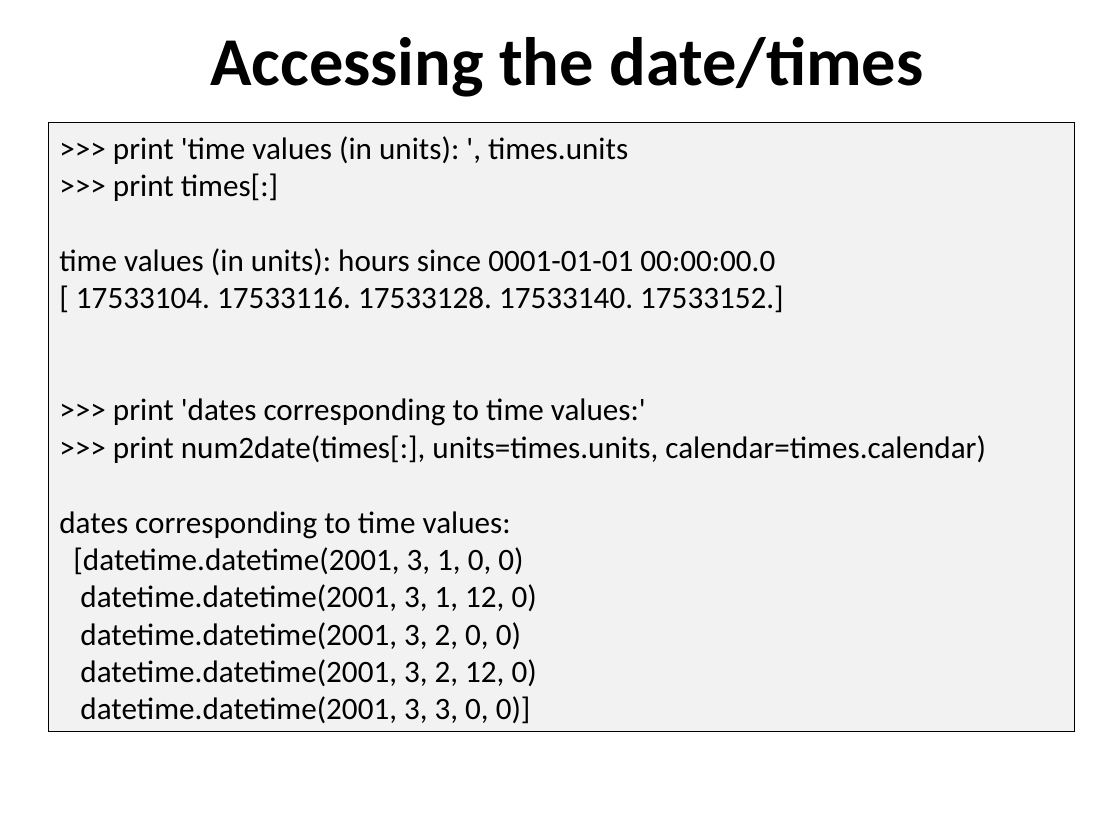
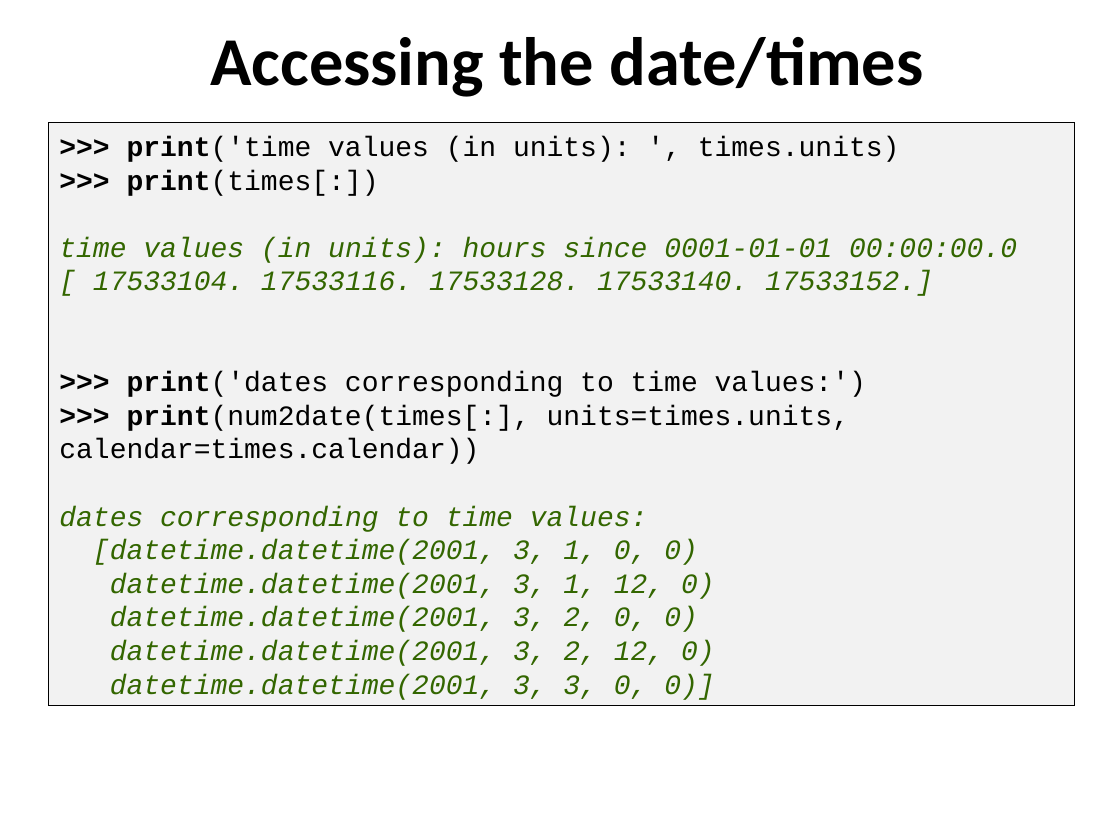
Before and after one commit to ncasuk/ncas-isc, a slide deck: slide 17 of python/presentations/read_write_data/11_create_netcdf_python.ppt. Drawn at 1120x840 pixels with LibreOffice and Linux fonts; fonts in the diff are those of the drawing; background and template pictures are left out. Boxes give left, top, right and bottom in pixels: in the first picture for what was removed or moved away, otherwise in the second. Text is boxed around its words. In the diff, an @@ line names an element or a change of style, - is before the commit and + after.

```diff
--- a/python/presentations/read_write_data/11_create_netcdf_python.ppt
+++ b/python/presentations/read_write_data/11_create_netcdf_python.ppt
@@ rectangle ">>> print('time values (in units): ...": place and size @@
-rectangle ">>> print('time values (in units): ..." at <box>48,123,1074,732</box>
+rectangle ">>> print('time values (in units): ..." at <box>48,123,1074,706</box>
@@ text in rectangle at <box>127,136,900,196</box>: text changed; size 20 to 18 pt; font Calibri to Courier New @@
->>> print 'time values (in units): ', times.units
->>> print times[:]
+>>> print('time values (in units): ', times.units)
+>>> print(times[:])
@@ text in rectangle at <box>59,237,1017,700</box>: size 20 to 18 pt, font Calibri to Courier New, text colour #000000 to #336600, italic on in "time values (in units): hours since 0001-01-01 ...", "[ 17533104. 17533116. 17533128. 17533140. 17533152.]", "dates corresponding to time values:", "[datetime.datetime(2001, 3, 1, 0, 0)" and 4 more places @@
@@ text in rectangle at <box>59,371,866,464</box>: text changed; size 20 to 18 pt; font Calibri to Courier New @@
->>> print 'dates corresponding to time values:'
->>> print num2date(times[:], units=times.units, calendar=times.calendar)
+>>> print('dates corresponding to time values:')
+>>> print(num2date(times[:], units=times.units, calendar=times.calendar))
```
Also in this commit, not shown: 16 other slides changed.
